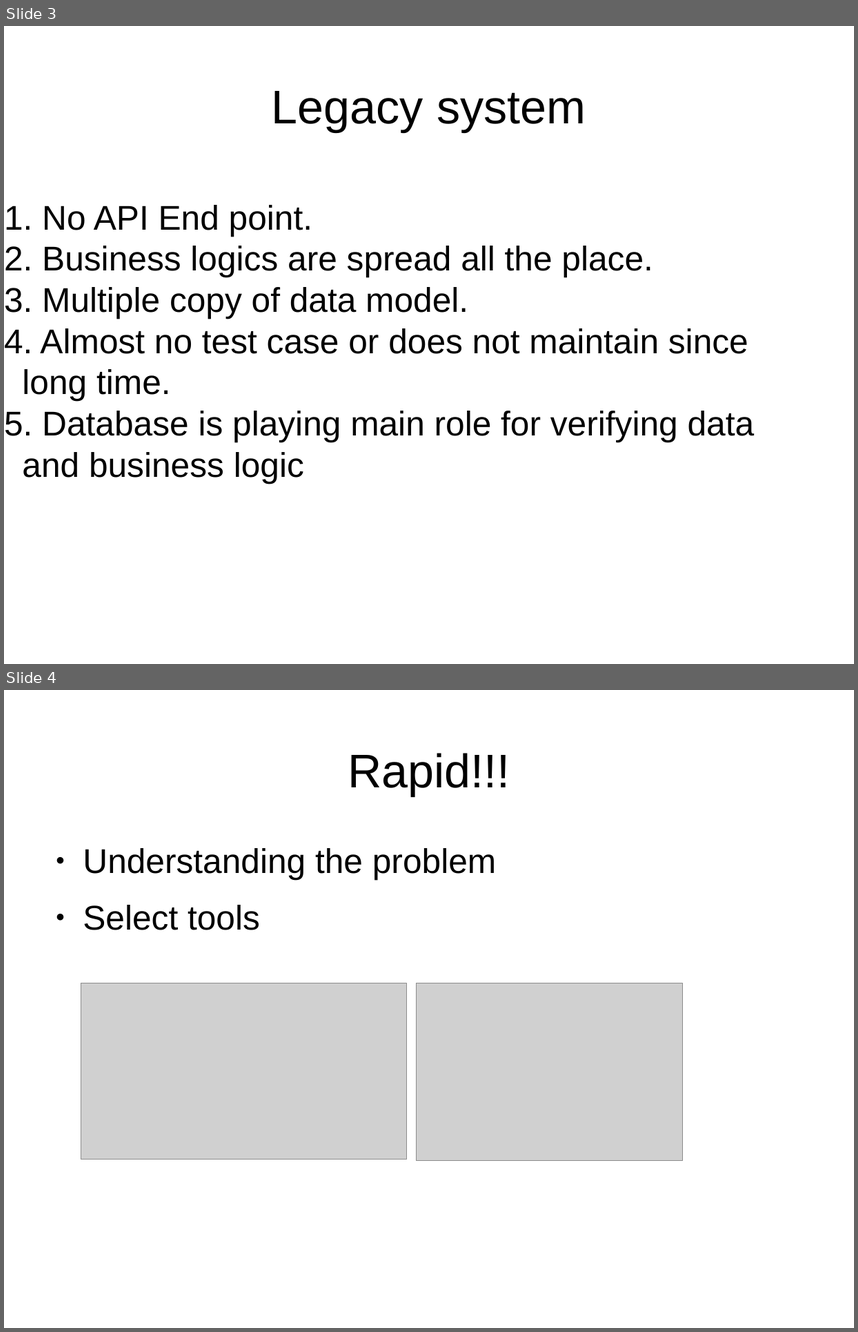
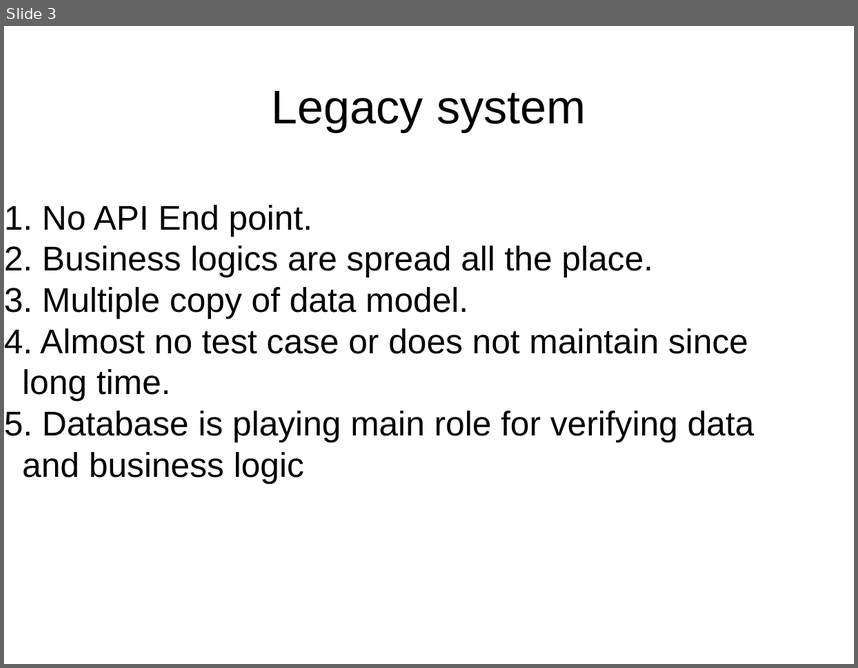
Before and after one commit to Mamun/prac, a slide deck: slide.odp. Shown one above the other, each under a label of ours: slides 3 and 4 before the commit, slide 3 after it. The pictures are 858x1332 and 858x668 pixels, drawn with LibreOffice and Linux fonts; fonts in the diff are those of the drawing; grey boxes stand for pictures. Boxes give left, top, right and bottom in pixels: in the first picture for what was removed or moved away, otherwise in the second. Text is boxed around its words. In the diff, an @@ line names an element or a change of style, - is before the commit and + after.

```diff
--- a/slide.odp
+++ b/slide.odp
@@ slide 4 removed at [4,690,854,1328], background #FFFFFF @@
@@ title removed at [348,753,510,796] @@
-Rapid!!!
@@ text removed at [83,848,496,930] @@
-● Understanding the problem
-● Select tools
@@ picture removed at [81,983,407,1159] @@
@@ picture removed at [416,983,683,1161] @@
```
Also in this commit, not shown: 9 slides added, 7 other files.
